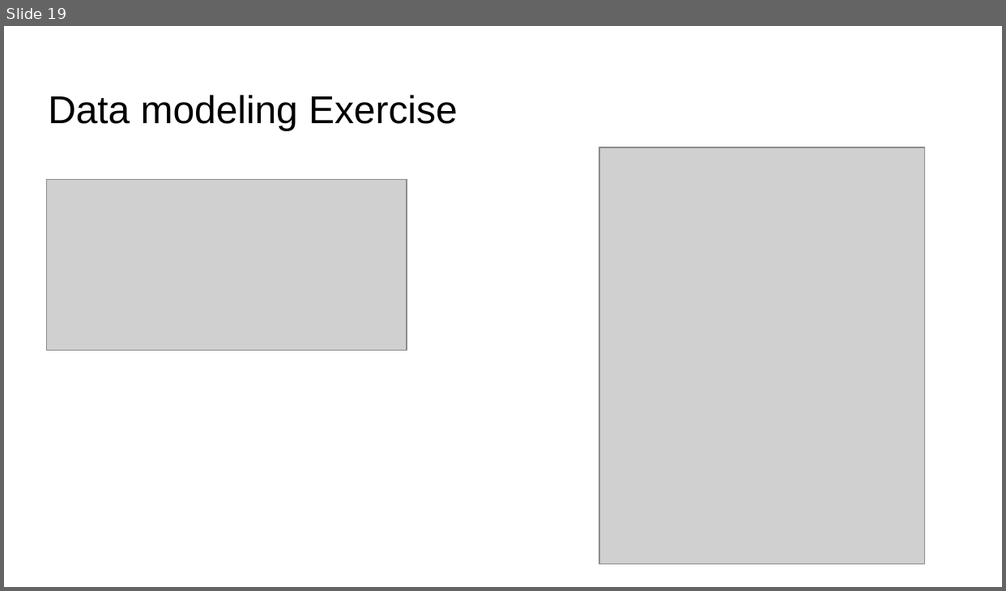
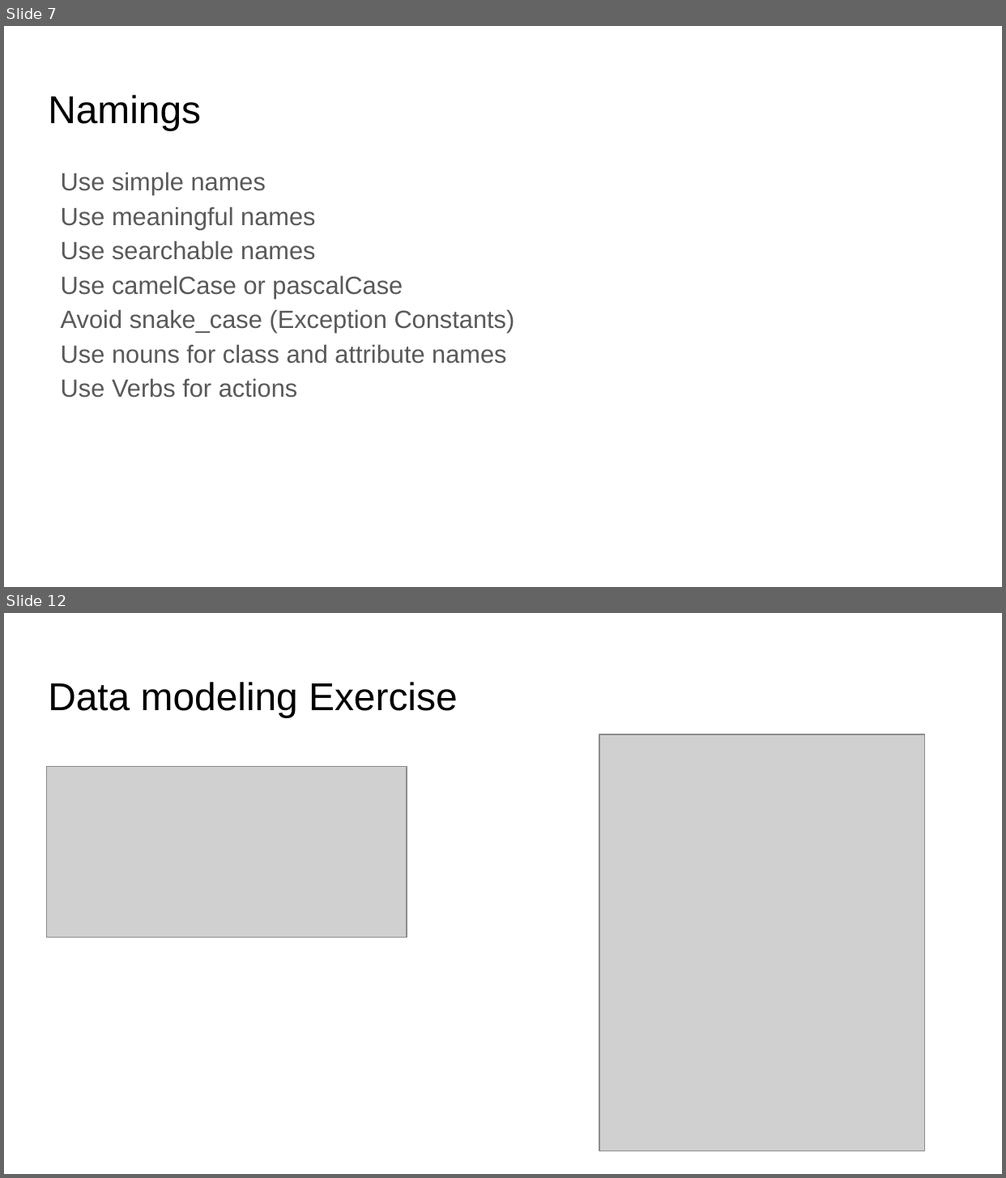
Before and after one commit to coroveiandrei/UTCNSoftwareDesignLab, a slide deck: lab2/Slides.pptx. Shown one above the other, each under a label of ours: slide 19 before the commit, slides 7 and 12 after it; the slides between them are not shown. The pictures are 1006x591 and 1006x1178 pixels, drawn with LibreOffice and Linux fonts; fonts in the diff are those of the drawing; grey boxes stand for pictures. Boxes give left, top, right and bottom in pixels: in the first picture for what was removed or moved away, otherwise in the second. Text is boxed around its words. In the diff, an @@ line names an element or a change of style, - is before the commit and + after.

```diff
--- a/lab2/Slides.pptx
+++ b/lab2/Slides.pptx
@@ slide 7 added at (4,26,1002,587), background #FFFFFF @@
@@ title added at (48,95,201,130), 28 pt, text #000000 @@
+Namings
@@ text added at (61,172,515,398), 18 pt, text #595959 @@
+Use simple names
+Use meaningful names
+Use searchable names
+Use camelCase or pascalCase
+Avoid snake_case (Exception Constants)
+Use nouns for class and attribute names
+Use Verbs for actions
@@ what was slide 19 is now slide 12 @@
```
Also in this commit, not shown: 3 slides changed, 7 other slides added, 15 slides removed.
